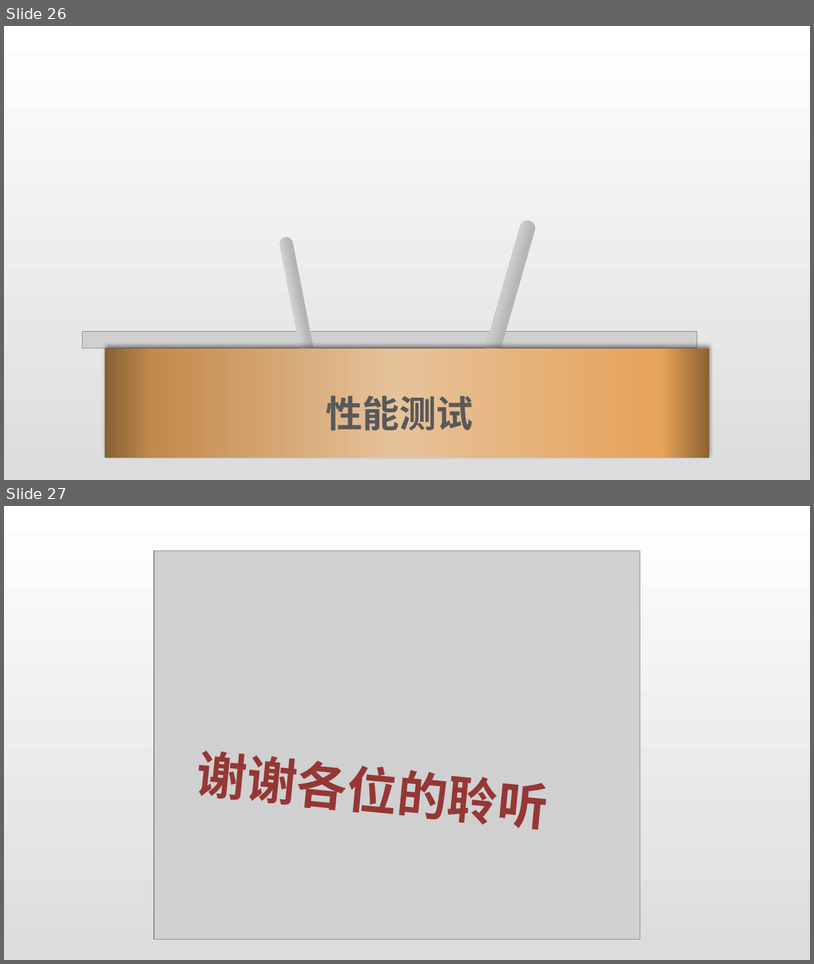
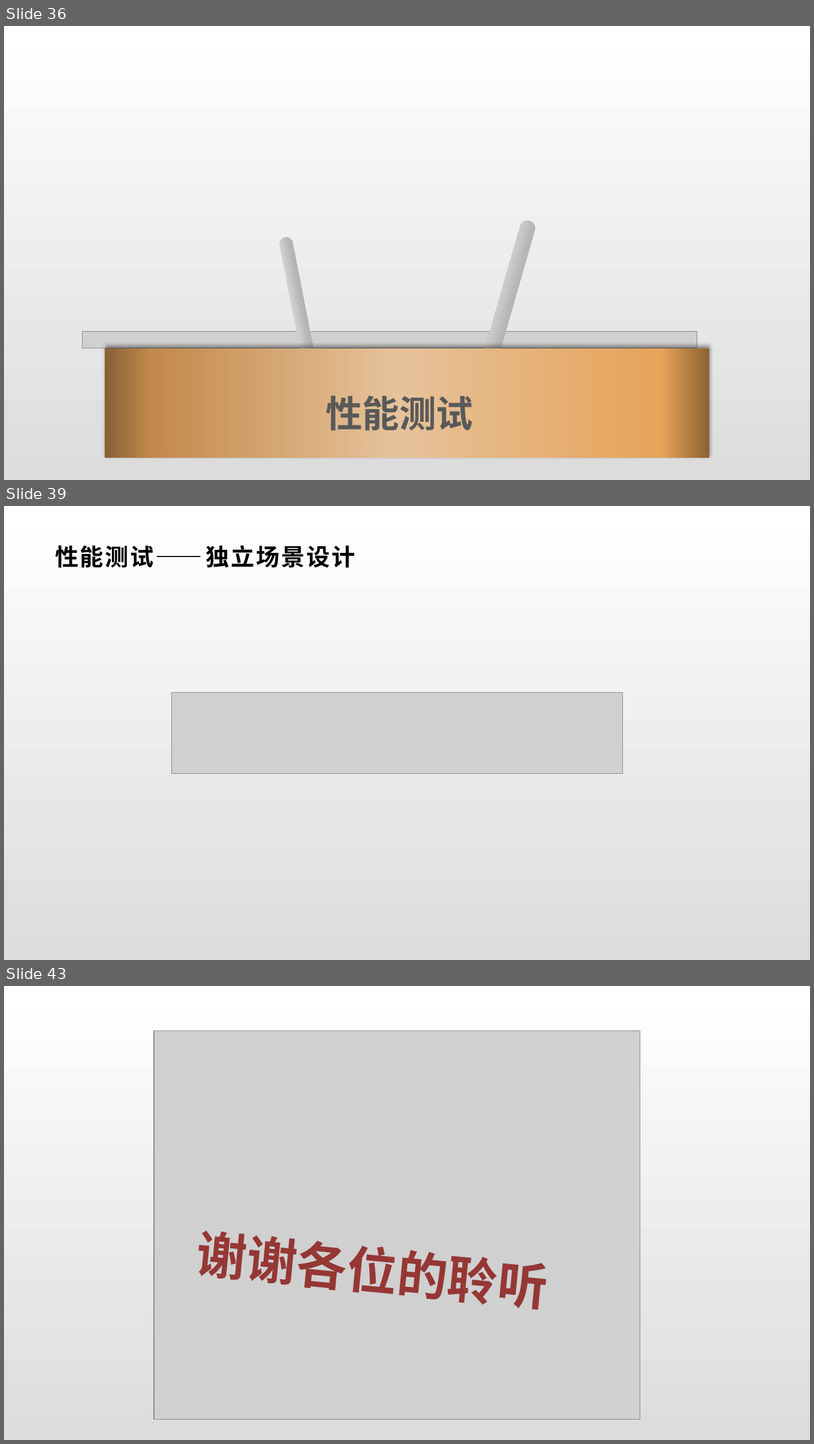
Before and after one commit to wangzh1998/MeetHere, a slide deck: Pre/Group-4-MeetHerePre.pptx. Shown one above the other, each under a label of ours: slides 26 and 27 before the commit, slides 36, 39 and 43 after it; the slides between them are not shown. The pictures are 814x964 and 814x1444 pixels, drawn with LibreOffice and Linux fonts; fonts in the diff are those of the drawing; grey boxes stand for pictures. Boxes give left, top, right and bottom in pixels: in the first picture for what was removed or moved away, otherwise in the second. Text is boxed around its words. In the diff, an @@ line names an element or a change of style, - is before the commit and + after.

```diff
--- a/Pre/Group-4-MeetHerePre.pptx
+++ b/Pre/Group-4-MeetHerePre.pptx
@@ slide 39 added at (4, 506, 810, 960), background gradient #FFFFFF to #DCDCDC @@
@@ title added at (55, 545, 356, 568), 28 pt, text #000000, bold @@
+性能测试——独立场景设计
@@ picture added at (171, 693, 623, 773) @@
@@ what was slide 26 is now slide 36 @@
@@ what was slide 27 is now slide 43 @@
```
Also in this commit, not shown: 1 slide changed, 15 other slides added.
